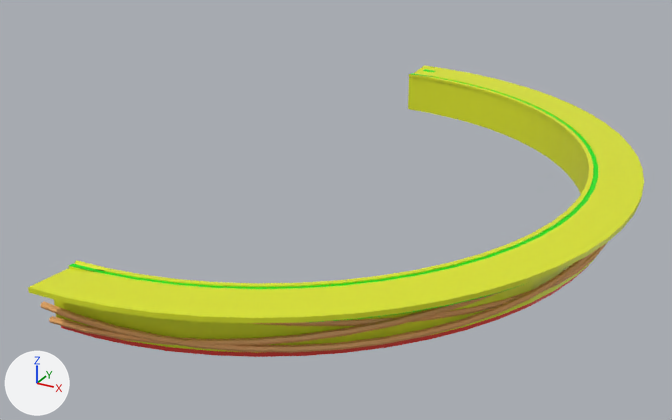
The FBX model Assets/Visual/Props/C_Bar/C_Comptoir.fbx: old version first, new version second.
The view is the same before and after, from a 50 mm lens placed at (11.01, -17.53, 8.37), pointed at (2.03, -1.19, 0.2). Lighting does not change. The marker at lower left points along +X, +Y and +Z.

The older version as bpy lines, for what is in view:
```python
me_cylinder_001 = bpy.data.meshes.new('Cylinder.001')
me_cylinder_001.from_pydata(...)  # 1287 vertices, 1220 faces; spans x -0.2..8.1, y -8.1..8.1, z -0.1..1.0
# faces by material slot: [448, 32, 576, 164]
me_cylinder_001.materials.append(mat_bouton)  # yellow #dfe725
me_cylinder_001.materials.append(mat_cuir)  # red #e73d34
me_cylinder_001.materials.append(mat_metal_001)  # orange #e7a662
me_cylinder_001.materials.append(mat_neon)  # green #07e700
ob_c_comptoir = bpy.data.objects.new('C_Comptoir', me_cylinder_001)
ob_c_comptoir.location = (0.0, 0.0, 0.0)
```
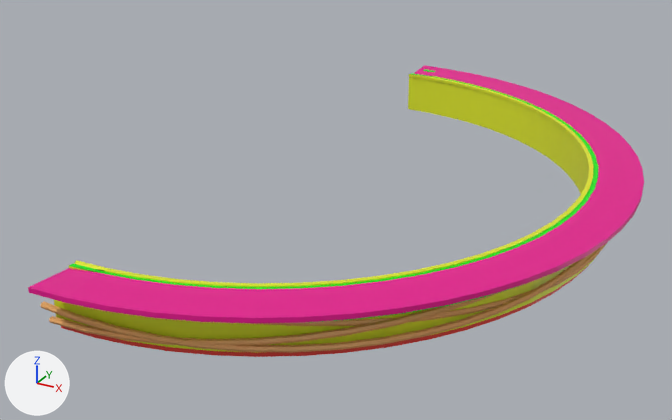
Changed parts and their boxes (x1, y1, x2, y2) in the pictures (672 x 420 px):
part 1 of me_cylinder_001, recoloured (yellow to pink): (28, 65, 644, 323) in both

The change, as a diff of the scene's bpy script:
```diff
--- a/Assets/Visual/Props/C_Bar/C_Comptoir.fbx.py
+++ b/Assets/Visual/Props/C_Bar/C_Comptoir.fbx.py
@@ mat_machine @@
+mat_machine = principled_material('Machine')
+mat_machine.base_color = (0.8, 0.0, 0.276)  # pink #e7008f
@@ me_cylinder_001 @@
 me_cylinder_001.from_pydata(...)  # 1287 vertices, 1220 faces; spans x -0.2..8.1, y -8.1..8.1, z -0.1..1.0
 # used by ob_c_comptoir; location = (0.0, 0.0, 0.0)
+# me_cylinder_001 part 1: 96 of the faces centred in x 0.4..8.0, y -8.0..8.0, z 0.9..1.0 switch from mat_bouton (yellow #dfe725) to mat_machine (pink #e7008f)
 me_cylinder_001.materials.append(mat_cuir)
```
